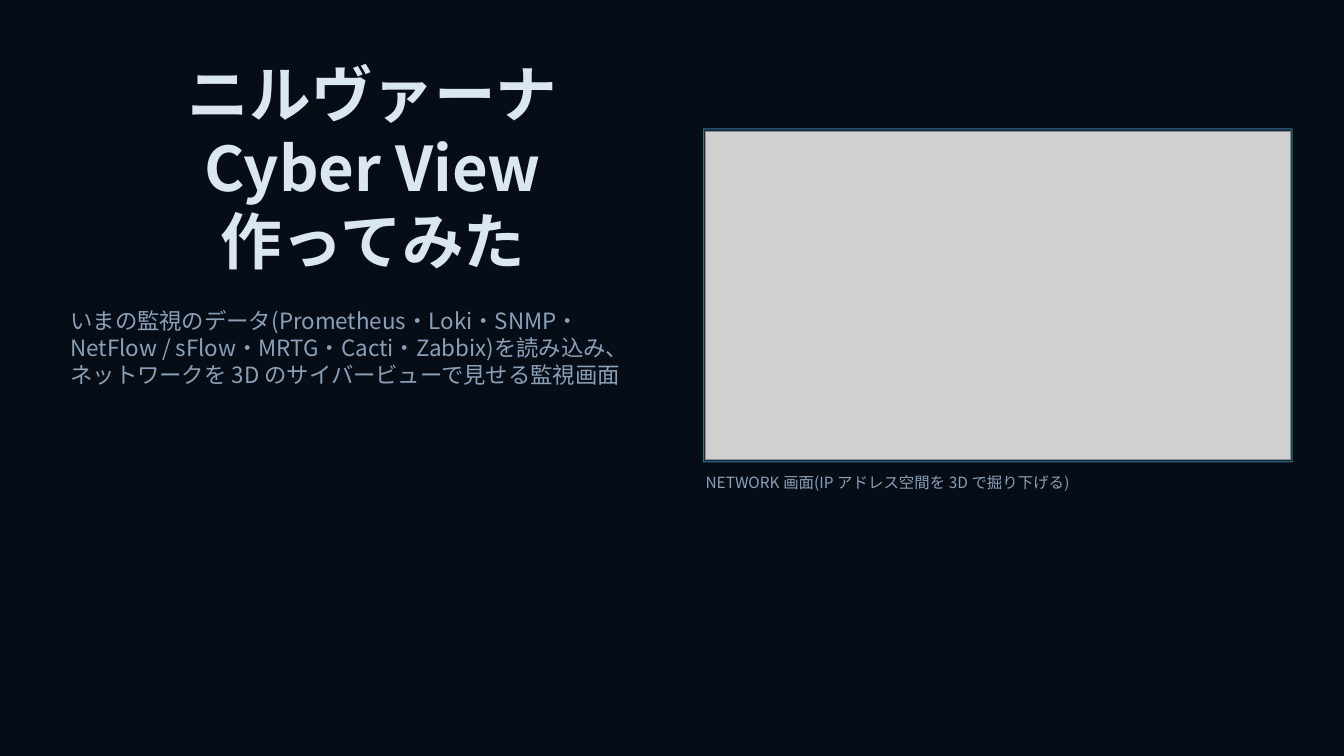
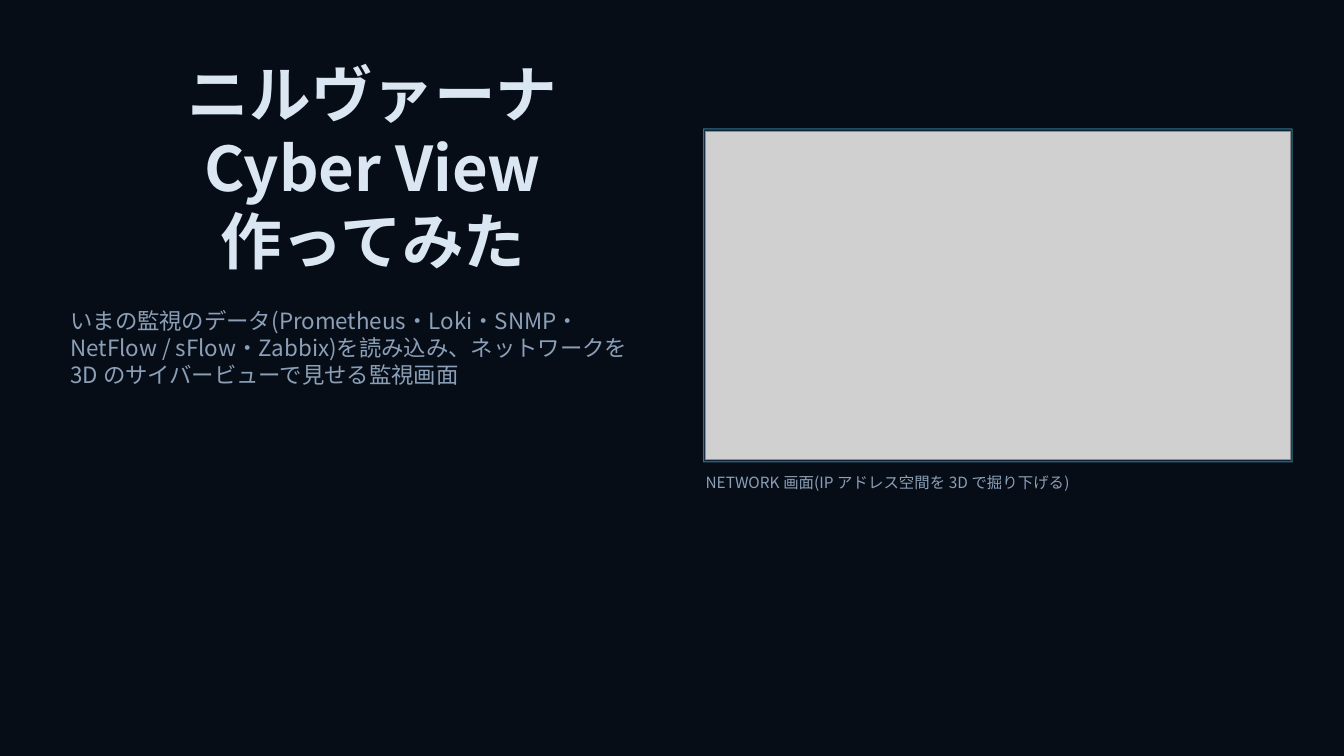
Before and after one commit to w-index-m/nirvana-lab, a slide deck: slide 1 of docs/nirvana-introduction-v2.pptx. Drawn at 1344x756 pixels with LibreOffice and Linux fonts; fonts in the diff are those of the drawing; grey boxes stand for pictures; background and template pictures are left out. Boxes give left, top, right and bottom in pixels: in the first picture for what was removed or moved away, otherwise in the second. Text is boxed around its words. In the diff, an @@ line names an element or a change of style, - is before the commit and + after.

```diff
--- a/docs/nirvana-introduction-v2.pptx
+++ b/docs/nirvana-introduction-v2.pptx
@@ text at [70, 310, 627, 385]: text changed @@
-いまの監視のデータ(Prometheus・Loki・SNMP・NetFlow / sFlow・MRTG・Cacti・Zabbix)を読み込み、ネットワークを 3D のサイバービューで見せる監視画面
+いまの監視のデータ(Prometheus・Loki・SNMP・NetFlow / sFlow・Zabbix)を読み込み、ネットワークを 3D のサイバービューで見せる監視画面
```
Also in this commit, not shown: 5 other slides changed, 2 slides removed, 3 other files.
